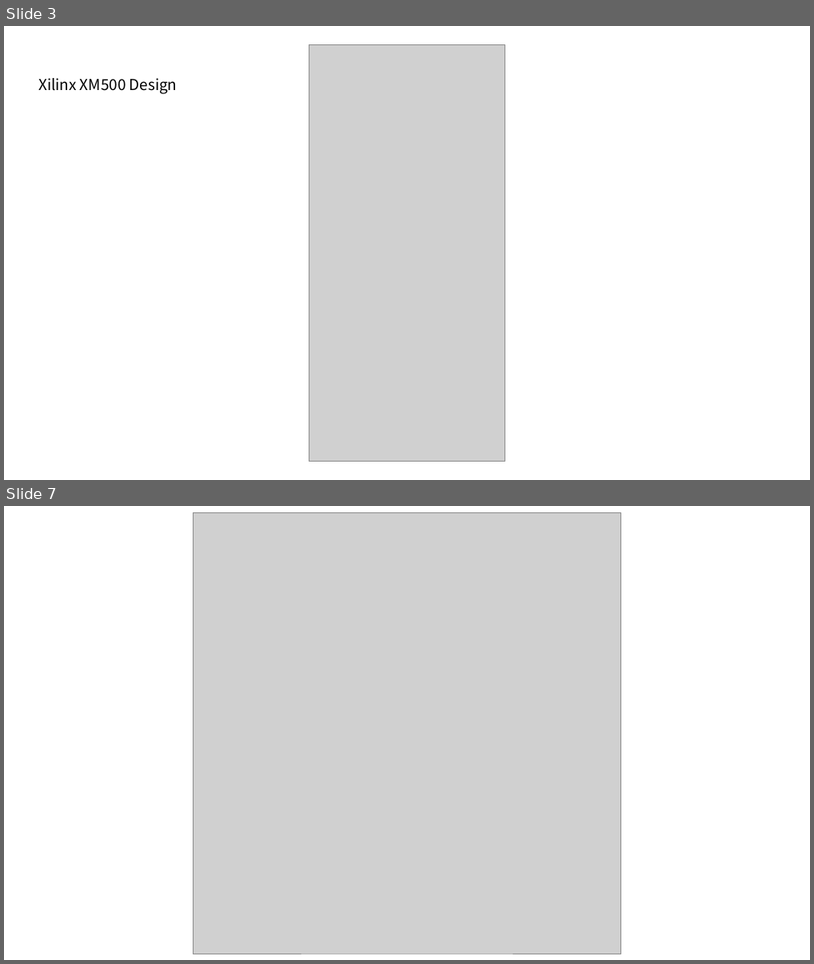
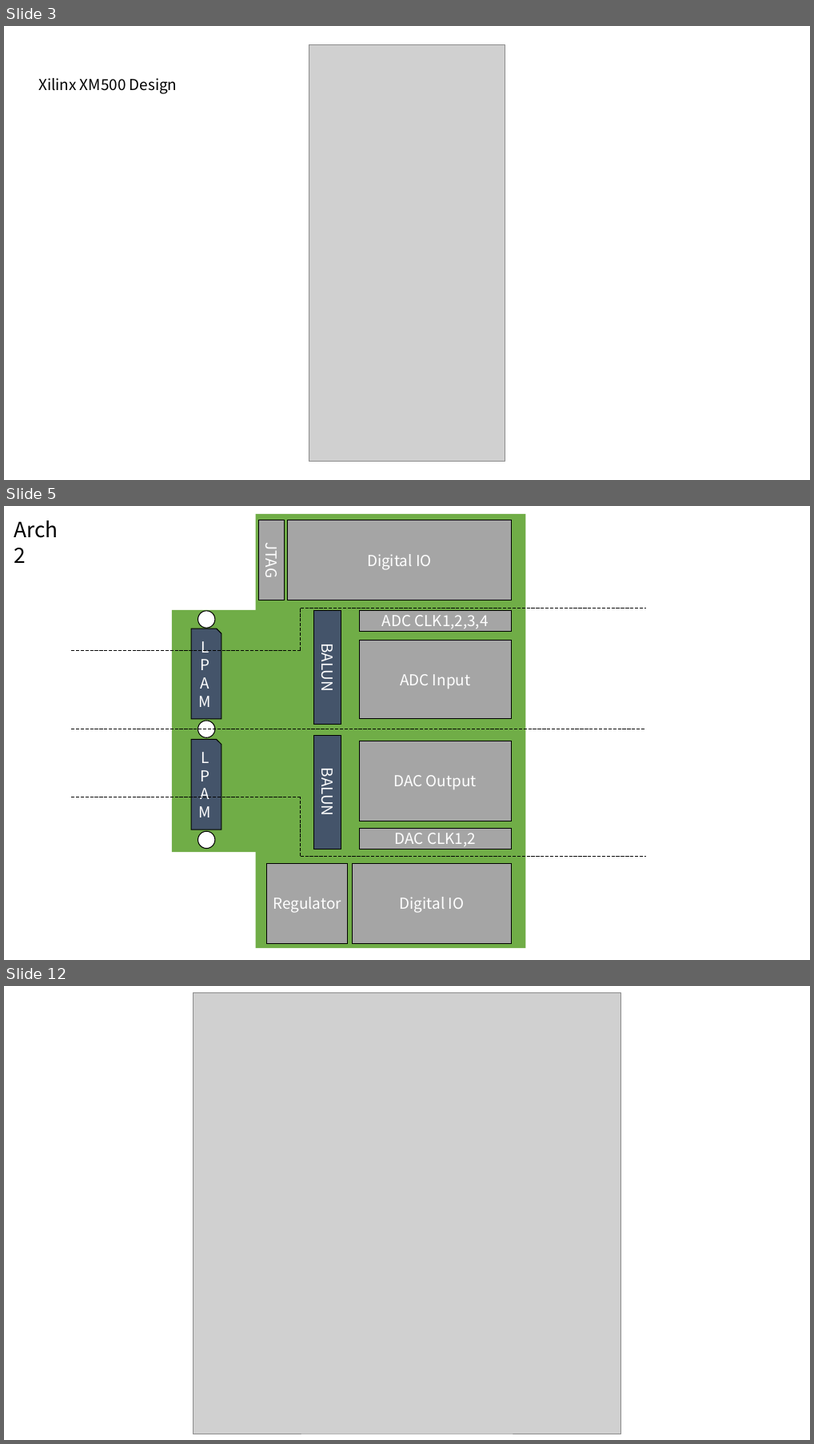
Before and after one commit to snu-quiqcl/RFSoC_FrontEnd, a slide deck: Documents/PPT/RFSoC RF FrontEnd_v1_00.pptx. Shown one above the other, each under a label of ours: slides 3 and 7 before the commit, slides 3, 5 and 12 after it; the slides between them are not shown. The pictures are 814x964 and 814x1444 pixels, drawn with LibreOffice and Linux fonts; fonts in the diff are those of the drawing; grey boxes stand for pictures. Boxes give left, top, right and bottom in pixels: in the first picture for what was removed or moved away, otherwise in the second. Text is boxed around its words. In the diff, an @@ line names an element or a change of style, - is before the commit and + after.

```diff
--- a/Documents/PPT/RFSoC RF FrontEnd_v1_00.pptx
+++ b/Documents/PPT/RFSoC RF FrontEnd_v1_00.pptx
@@ slide 5 added at (x1=4, y1=506, x2=810, y2=960), background #FFFFFF @@
@@ text added at (x1=8, y1=514, x2=75, y2=545), 25 pt, text #000000 @@
+Arch2
@@ rectangle added at (x1=256, y1=514, x2=526, y2=948), fill #70AD47 @@
@@ rectangle added at (x1=258, y1=520, x2=284, y2=600), fill #A5A5A5, outline #000000 1 pt, 18 pt, text #FFFFFF @@
+JTAG
@@ rectangle added at (x1=288, y1=520, x2=511, y2=600), fill #A5A5A5, outline #000000 1 pt, 18 pt, text #FFFFFF @@
+Digital IO
@@ rectangle added at (x1=172, y1=610, x2=256, y2=852), fill #70AD47 @@
@@ ellipse added at (x1=198, y1=611, x2=215, y2=628), fill #FFFFFF, outline #000000 1 pt @@
@@ line added from (301, 608) to (646, 608), #000000 0.5 pt dashed @@
@@ line added from (301, 650) to (301, 608), #000000 0.5 pt dashed @@
@@ rectangle added at (x1=314, y1=611, x2=342, y2=724), fill #44546A, outline #000000 1 pt, 18 pt, text #FFFFFF @@
+BALUN
@@ rectangle added at (x1=360, y1=610, x2=511, y2=631), fill #A5A5A5, outline #000000 1 pt, 18 pt, text #FFFFFF @@
+ADC CLK1,2,3,4
@@ snip round rect added at (x1=191, y1=628, x2=222, y2=718), fill #44546A, outline #000000 1 pt, 18 pt, text #FFFFFF @@
+LPAM
@@ rectangle added at (x1=360, y1=640, x2=511, y2=718), fill #A5A5A5, outline #000000 1 pt, 18 pt, text #FFFFFF @@
+ADC Input
@@ line added from (71, 650) to (301, 650), #000000 0.5 pt dashed @@
@@ ellipse added at (x1=198, y1=720, x2=215, y2=737), fill #FFFFFF, outline #000000 1 pt @@
@@ line added from (71, 729) to (646, 729), #000000 0.5 pt dashed @@
@@ snip round rect added at (x1=191, y1=739, x2=222, y2=829), fill #44546A, outline #000000 1 pt, 18 pt, text #FFFFFF @@
+LPAM
@@ rectangle added at (x1=314, y1=735, x2=342, y2=848), fill #44546A, outline #000000 1 pt, 18 pt, text #FFFFFF @@
+BALUN
@@ rectangle added at (x1=360, y1=740, x2=511, y2=820), fill #A5A5A5, outline #000000 1 pt, 18 pt, text #FFFFFF @@
+DAC Output
@@ line added from (71, 797) to (301, 797), #000000 0.5 pt dashed @@
@@ line added from (301, 856) to (301, 797), #000000 0.5 pt dashed @@
@@ ellipse added at (x1=198, y1=831, x2=215, y2=848), fill #FFFFFF, outline #000000 1 pt @@
@@ rectangle added at (x1=360, y1=828, x2=511, y2=848), fill #A5A5A5, outline #000000 1 pt, 18 pt, text #FFFFFF @@
+DAC CLK1,2
@@ rectangle added at (x1=267, y1=863, x2=348, y2=943), fill #A5A5A5, outline #000000 1 pt, 18 pt, text #FFFFFF @@
+Regulator
@@ line added from (301, 856) to (646, 856), #000000 0.5 pt dashed @@
@@ rectangle added at (x1=353, y1=863, x2=511, y2=943), fill #A5A5A5, outline #000000 1 pt, 18 pt, text #FFFFFF @@
+Digital IO
@@ what was slide 7 is now slide 12 @@
```
Also in this commit, not shown: 3 slides changed, 7 other slides added, 45 other files.
